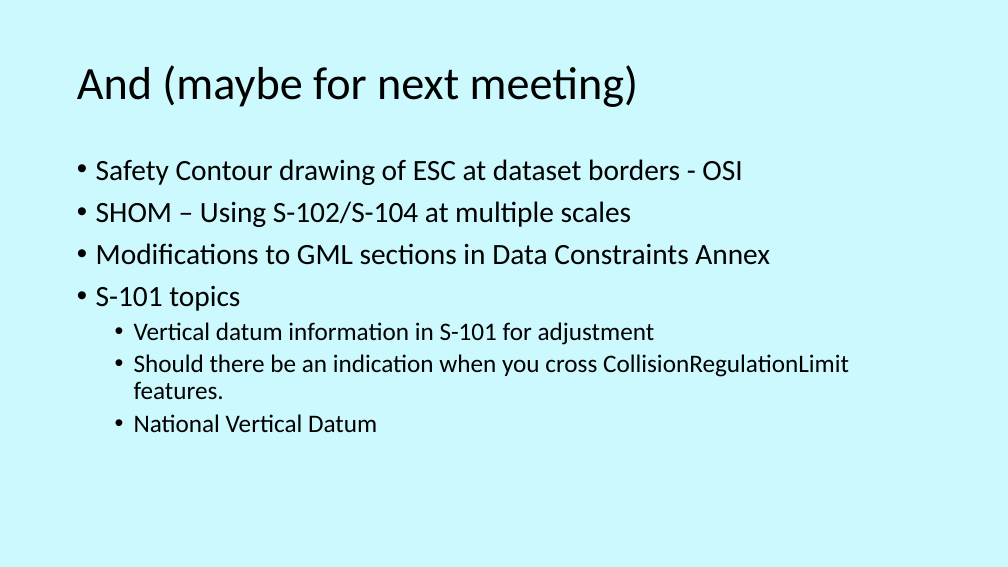
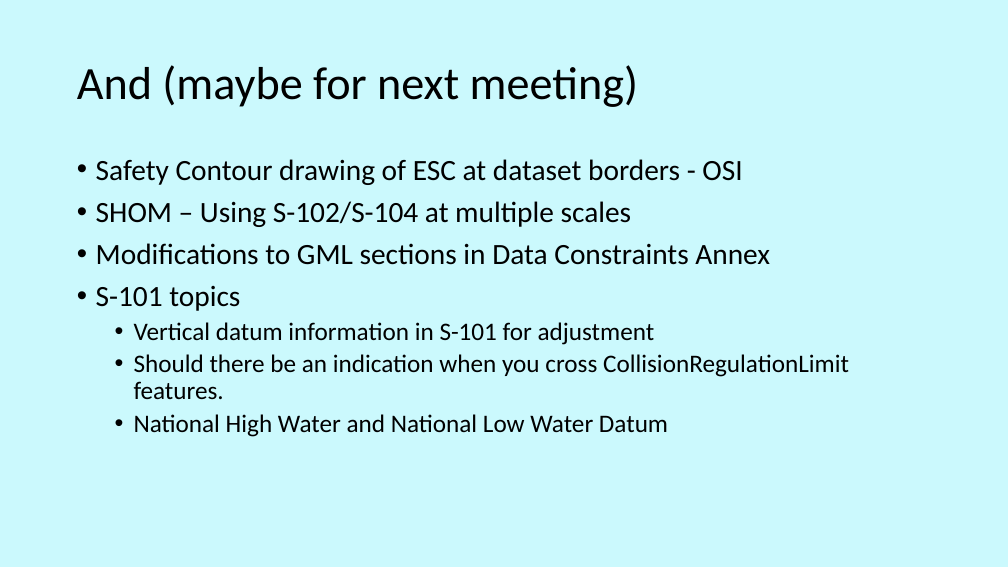
Before and after one commit to iho-ohi/98-interoperability, a slide deck: slide 6 of documents/2.6.0/Agenda_S98_March26.pptx. Drawn at 1008x567 pixels with LibreOffice and Linux fonts; fonts in the diff are those of the drawing; background and template pictures are left out. Boxes give left, top, right and bottom in pixels: in the first picture for what was removed or moved away, otherwise in the second. Text is boxed around its words. In the diff, an @@ line names an element or a change of style, - is before the commit and + after.

```diff
--- a/documents/2.6.0/Agenda_S98_March26.pptx
+++ b/documents/2.6.0/Agenda_S98_March26.pptx
@@ text at (x1=134, y1=414, x2=668, y2=437): text changed @@
-  • National Vertical Datum
+  • National High Water and National Low Water Datum
```
Also in this commit, not shown: 1 other file.
